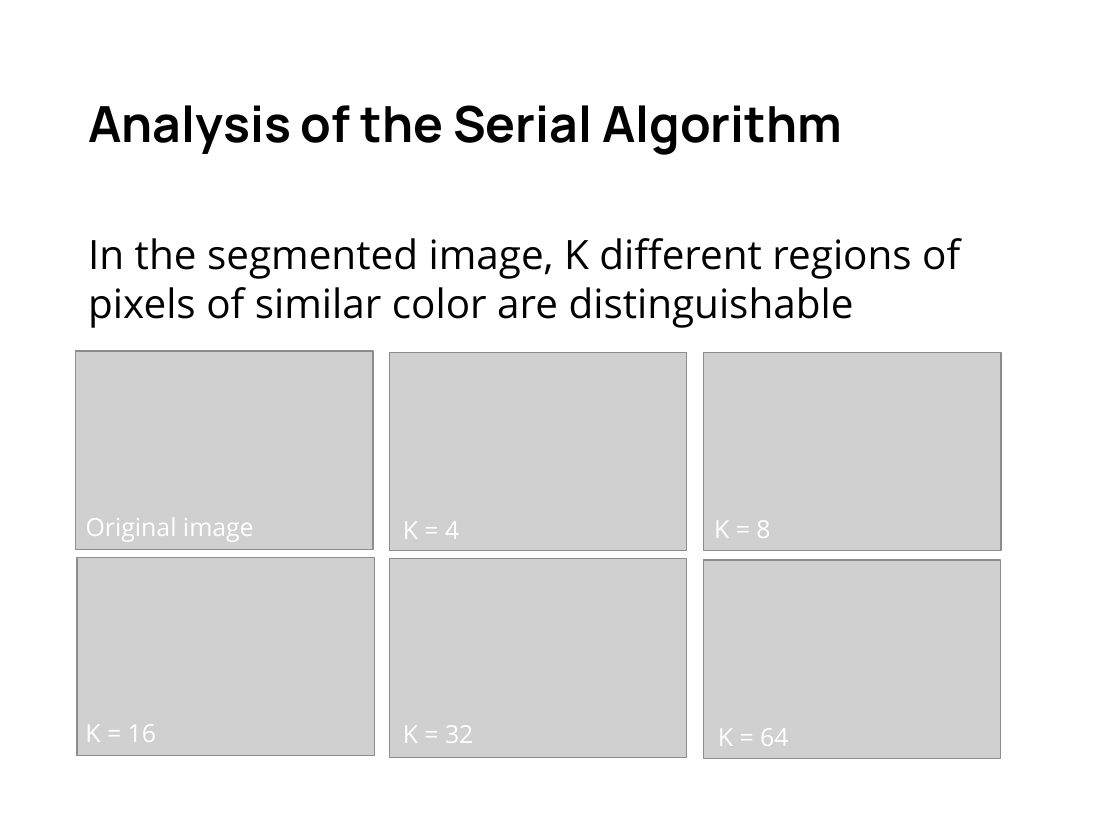
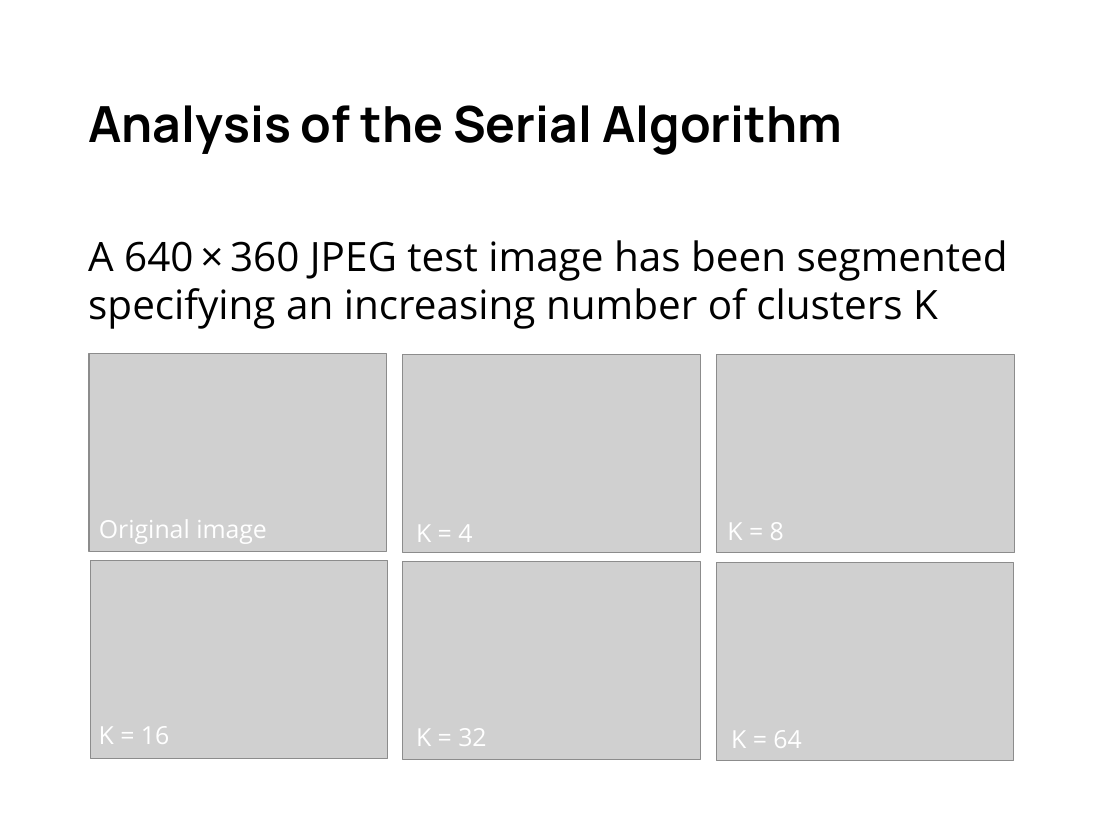
Before and after one commit to gabrielemirando/image-segmentation, a slide deck: slide 4 of docs/pres.pptx (slide 3 before the commit). Drawn at 1120x840 pixels with LibreOffice and Linux fonts; fonts in the diff are those of the drawing; grey boxes stand for pictures. Boxes give left, top, right and bottom in pixels: in the first picture for what was removed or moved away, otherwise in the second. Text is boxed around its words. In the diff, an @@ line names an element or a change of style, - is before the commit and + after.

```diff
--- a/docs/pres.pptx
+++ b/docs/pres.pptx
@@ text at <box>88,240,1008,329</box>: text changed @@
-In the segmented image, K different regions of pixels of similar color are distinguishable
+A 640 × 360 JPEG test image has been segmented specifying an increasing number of clusters K
@@ picture: place and size @@
-picture at <box>76,351,374,549</box>
+picture at <box>88,354,386,552</box>
@@ 3 texts, 2 pictures: place and size @@
-3 texts, 2 pictures at <box>85,352,1001,743</box>
+3 texts, 2 pictures at <box>99,355,1015,746</box>
@@ 3 pictures, 3 texts: place and size @@
-3 pictures, 3 texts at <box>77,517,1001,758</box>
+3 pictures, 3 texts at <box>91,519,1015,760</box>
```
Also in this commit, not shown: 8 other slides changed, 1 slide added, 1 slide removed.
